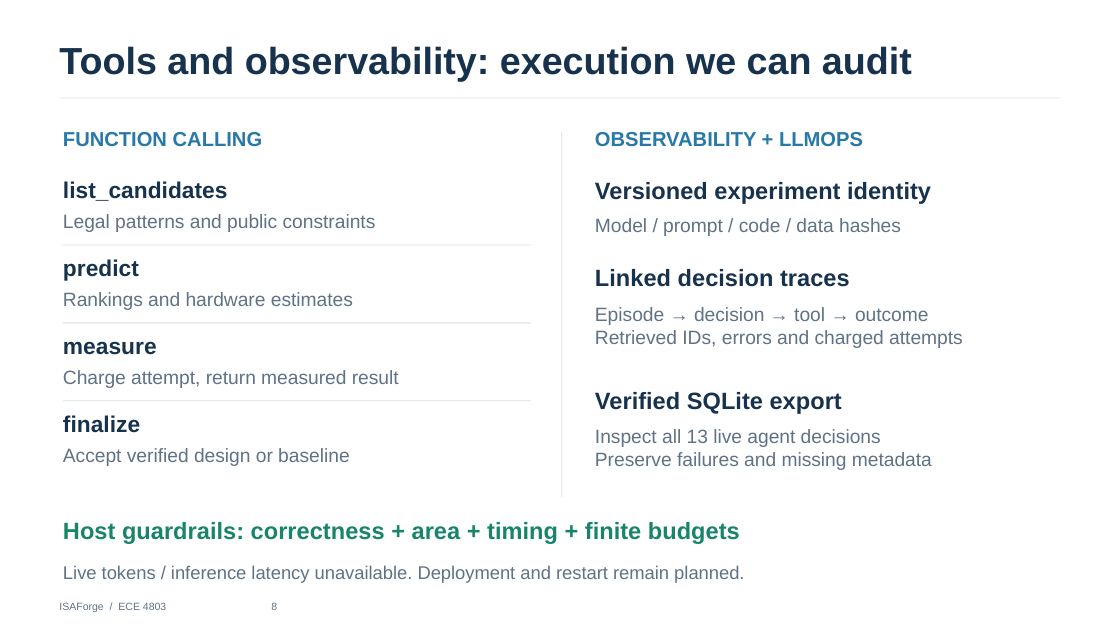
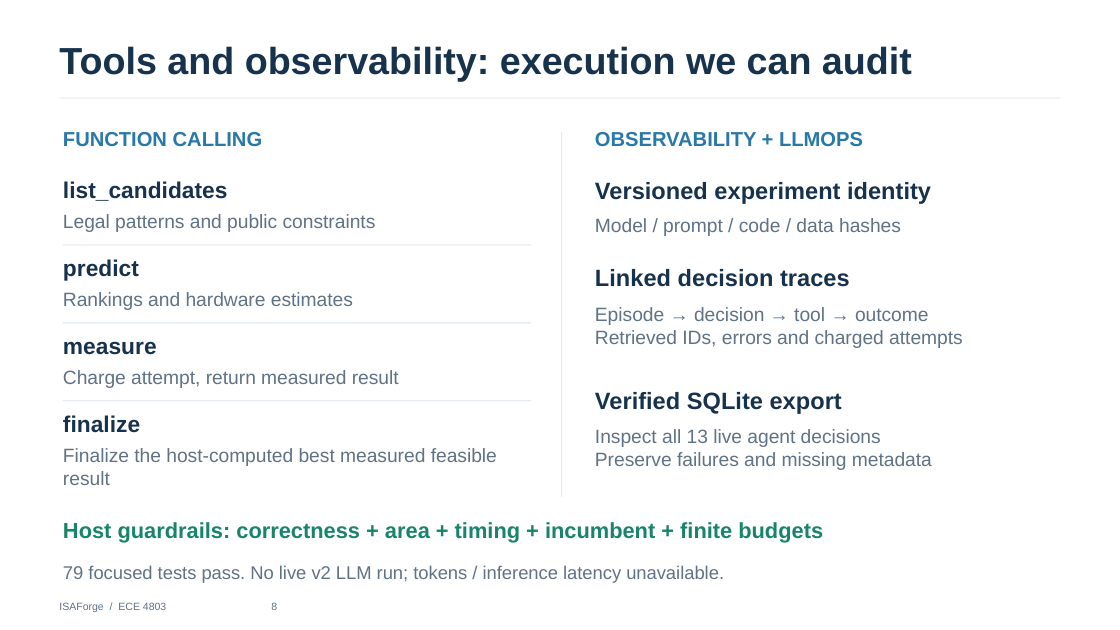
Before and after one commit to jas0nriverah/agentic-riscv-codesign, a slide deck: slide 8 of submissions/midterm-2026-10-28/isaforge-midterm-progress-slides-final.pptx. Drawn at 1120x630 pixels with LibreOffice and Linux fonts; fonts in the diff are those of the drawing. Boxes give left, top, right and bottom in pixels: in the first picture for what was removed or moved away, otherwise in the second. Text is boxed around its words. In the diff, an @@ line names an element or a change of style, - is before the commit and + after.

Commit message:
Harden selector v2 incumbent finalization

```diff
--- a/submissions/midterm-2026-10-28/isaforge-midterm-progress-slides-final.pptx
+++ b/submissions/midterm-2026-10-28/isaforge-midterm-progress-slides-final.pptx
@@ text at (x1=63, y1=448, x2=497, y2=485): text changed @@
-Accept verified design or baseline
+Finalize the host-computed best measured feasible result
@@ text at (x1=63, y1=522, x2=823, y2=542): text changed; size 20.2 to 18.8 pt @@
-Host guardrails: correctness + area + timing + finite budgets
+Host guardrails: correctness + area + timing + incumbent + finite budgets
@@ text at (x1=63, y1=565, x2=724, y2=583): text changed @@
-Live tokens / inference latency unavailable. Deployment and restart remain planned.
+79 focused tests pass. No live v2 LLM run; tokens / inference latency unavailable.
```
Also in this commit, not shown: 1 other slide changed, 40 other files.
